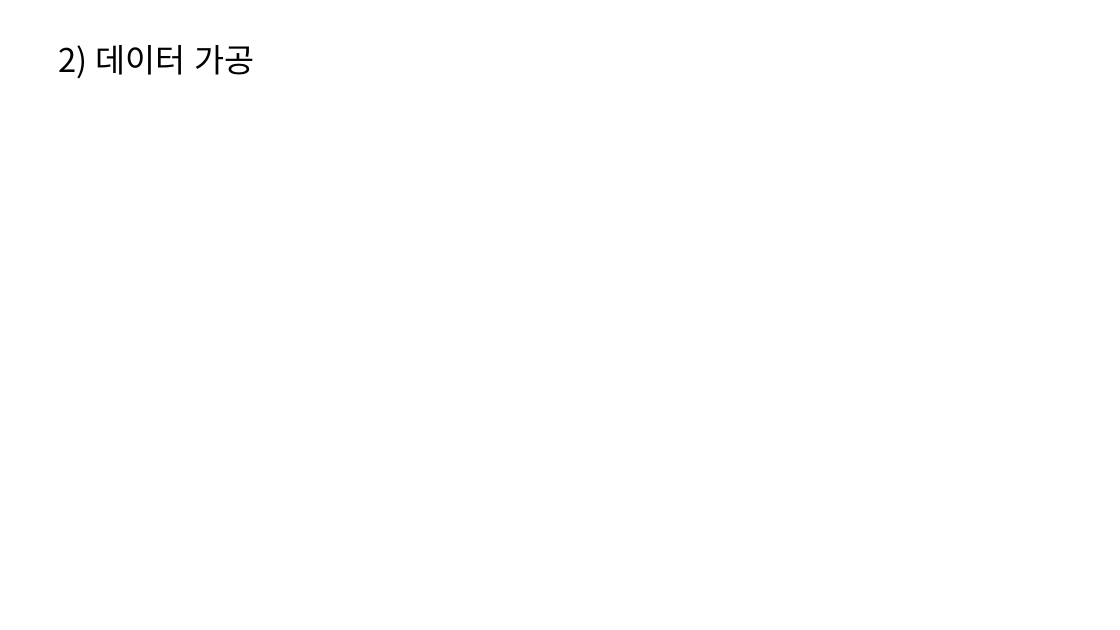
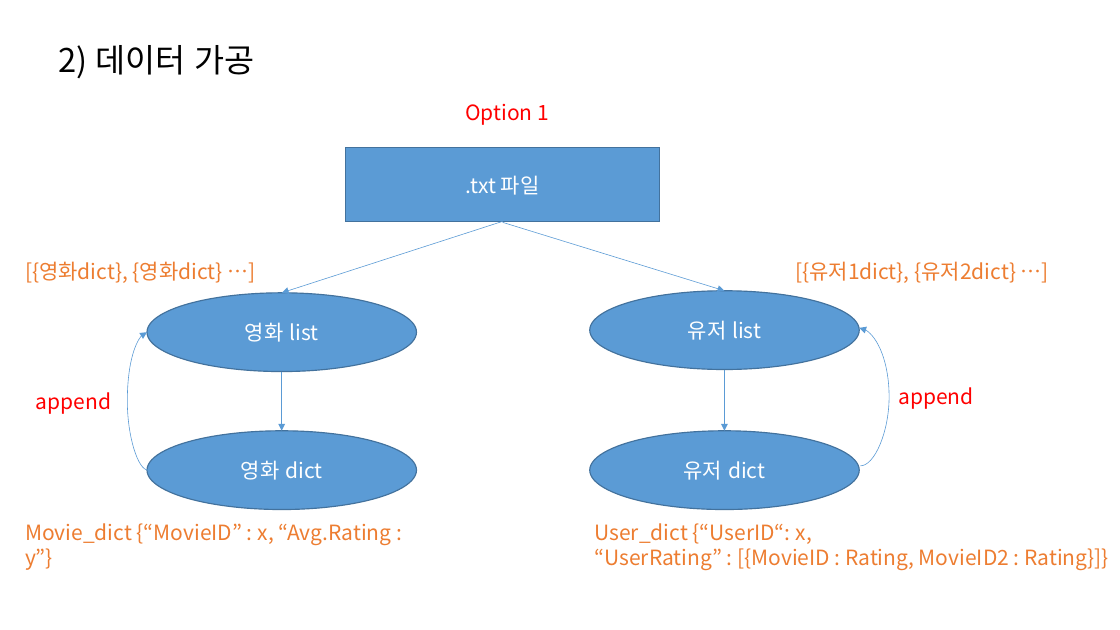
Before and after one commit to csjungminlim/MatrixCompletion, a slide deck: slide 11 of 넷플릭스.pptx (slide 9 before the commit). Drawn at 1120x630 pixels with LibreOffice and Linux fonts; fonts in the diff are those of the drawing. Boxes give left, top, right and bottom in pixels: in the first picture for what was removed or moved away, otherwise in the second. Text is boxed around its words. In the diff, an @@ line names an element or a change of style, - is before the commit and + after.

```diff
--- a/넷플릭스.pptx
+++ b/넷플릭스.pptx
@@ text added at [465,104,549,125], 18 pt, text #FF0000 @@
+Option 1
@@ rectangle added at [345,148,660,222], fill #5B9BD5, outline #43739E 1 pt, 18 pt, text #FFFFFF @@
+.txt 파일
@@ arrow added from (502, 222) to (281, 293), #5B9BD5 0.5 pt @@
@@ arrow added from (502, 223) to (724, 291), #5B9BD5 0.5 pt @@
@@ text added at [25,261,223,283], 18 pt, text #ED7D31 @@
+[{영화dict}, {영화dict} …]
@@ text added at [795,261,1016,283], 18 pt, text #ED7D31 @@
+[{유저1dict}, {유저2dict} …]
@@ ellipse added at [147,293,417,372], fill #5B9BD5, outline #43739E 1 pt, 18 pt, text #FFFFFF @@
+영화 list
@@ ellipse added at [590,291,860,370], fill #5B9BD5, outline #43739E 1 pt, 18 pt, text #FFFFFF @@
+유저 list
@@ curved arrow added from (860, 466) to (860, 328), #5B9BD5 0.5 pt @@
@@ curved arrow added from (148, 471) to (147, 332), #5B9BD5 0.5 pt @@
@@ arrow added from (281, 371) to (281, 431), #5B9BD5 0.5 pt @@
@@ arrow added from (724, 370) to (724, 431), #5B9BD5 0.5 pt @@
@@ text added at [898,387,973,409], 18 pt, text #FF0000 @@
+append
@@ text added at [36,392,111,414], 18 pt, text #FF0000 @@
+append
@@ ellipse added at [147,431,417,510], fill #5B9BD5, outline #43739E 1 pt, 18 pt, text #FFFFFF @@
+영화 dict
@@ ellipse added at [590,431,860,510], fill #5B9BD5, outline #43739E 1 pt, 18 pt, text #FFFFFF @@
+유저 dict
@@ text added at [25,523,392,570], 18 pt, text #ED7D31 @@
+Movie_dict {“MovieID” : x, “Avg.Rating : y”}
@@ text added at [594,523,1109,570], 18 pt, text #ED7D31 @@
+User_dict {“UserID“: x,
+“UserRating” : [{MovieID : Rating, MovieID2 : Rating}]}
```
Also in this commit, not shown: 13 slides added.
